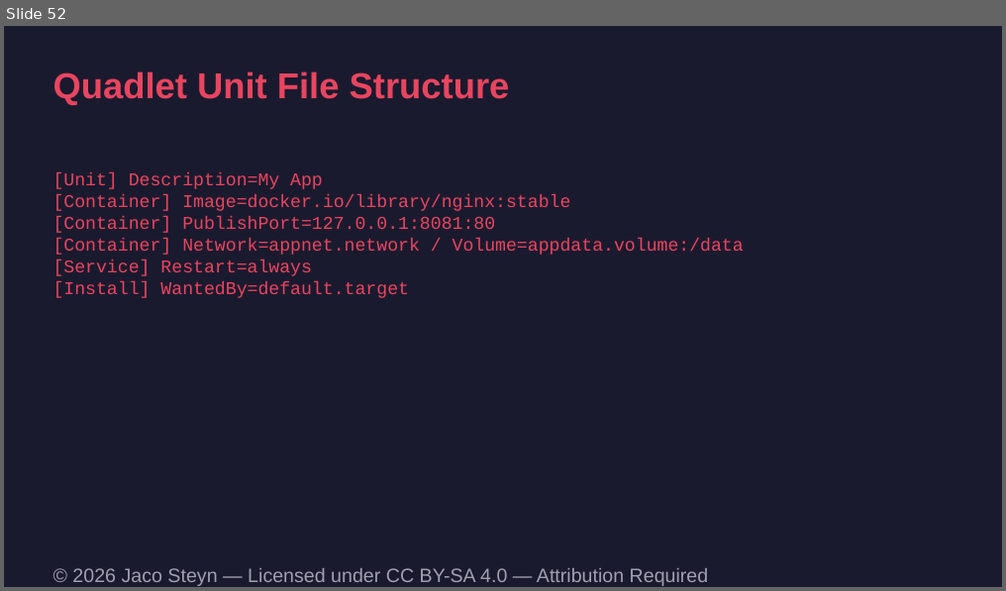
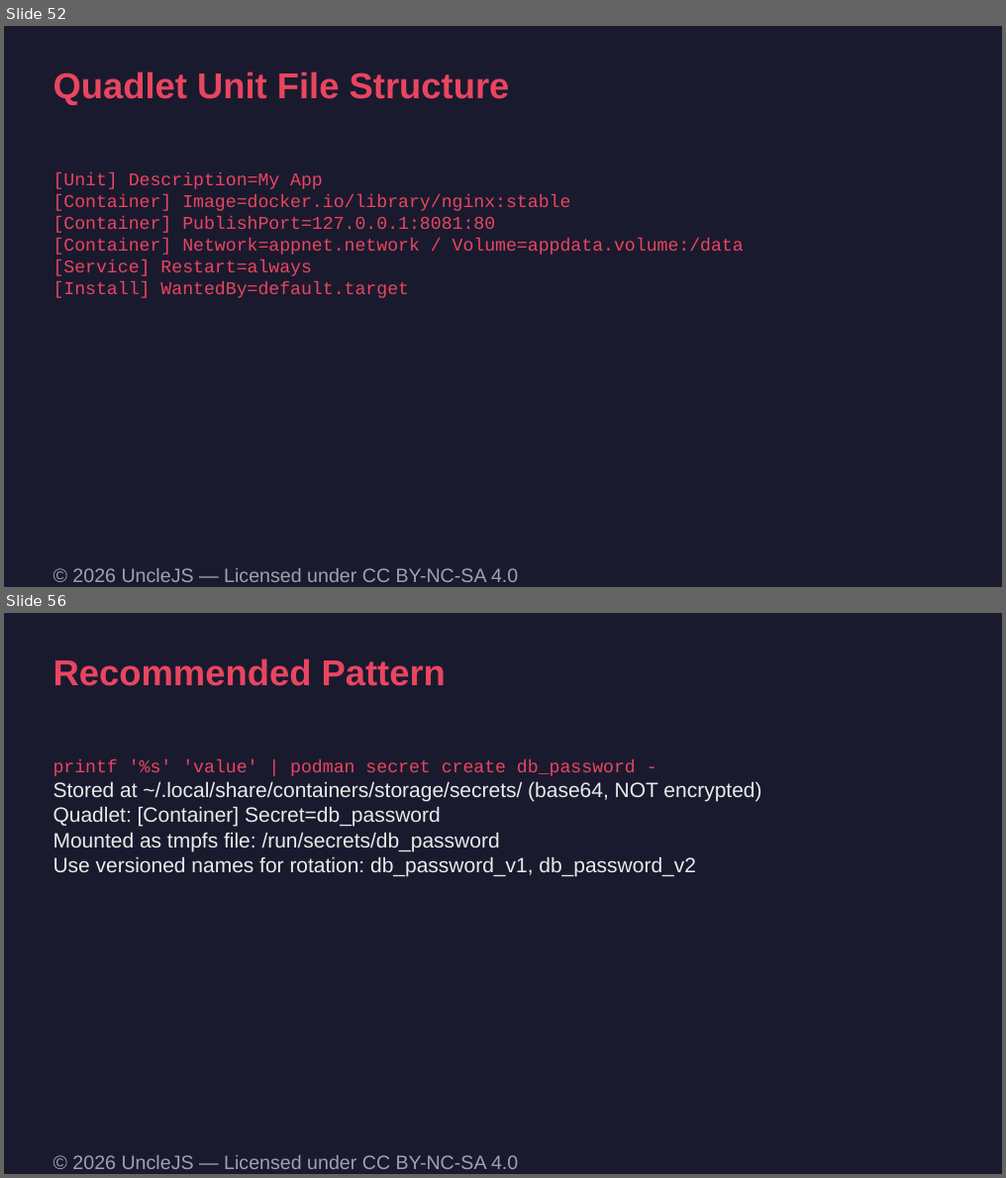
Before and after one commit to UncleJS/course_podman, a slide deck: slides/podman-course.odp. Shown one above the other, each under a label of ours: slide 52 before the commit, slides 52 and 56 after it; the slides between them are not shown. The pictures are 1006x591 and 1006x1178 pixels, drawn with LibreOffice and Linux fonts; fonts in the diff are those of the drawing. Boxes give left, top, right and bottom in pixels: in the first picture for what was removed or moved away, otherwise in the second. Text is boxed around its words. In the diff, an @@ line names an element or a change of style, - is before the commit and + after.

Commit message:
Apply project review: 11a rename, AGENTS.md, containerized builds, fresh artifacts
Full review findings and resolutions are documented in REVIEW.md.

- Rename modules/11-quadlet-secrets.md to 11a-quadlet-secrets.md to match
  COURSE_OUTLINE's "Module 11a"; update heading and all references
- Replace AGENTS.md (was unrelated generic tooling config) with
  course-specific agent instructions
- Document the module numbering scheme (00-14 core, 11a add-on,
  80 capstone, 90 elective) in README.md and MODULES.md
- Integrate the five cheatsheets into README.md and MODULES.md
- Explain the intentional 8084 vs 8080 webpod port difference in
  examples/quadlet/webpod.yaml and Module 10
- Add a dedicated six-slide 11a-quadlet-secrets deck to build_slides.py,
  plus an actionable error when odfpy is missing
- Rework builds to Podman named-volume staging: no bind mounts and no
  host python/pip; add scripts/build-slides.sh wrapper that installs
  odfpy inside a throwaway container
- Transliterate LaTeX-unfriendly Unicode during PDF assembly (the
  post-rewrite symbols had silently broken the pdflatex build)
- Rebuild dist/course_podman.{md,pdf} and all 21 slide decks, stale
  since the 2026-03-26 module rewrite

```diff
--- a/slides/podman-course.odp
+++ b/slides/podman-course.odp
@@ slide 56 added at (4, 613, 1002, 1174), background #1A1A2E @@
@@ text added at (54, 659, 446, 686), 26 pt, text #E94560, bold @@
+Recommended Pattern
@@ text added at (54, 761, 761, 876), 15 pt, text #EAEAEA @@
+printf '%s' 'value' | podman secret create db_password -
+Stored at ~/.local/share/containers/storage/secrets/ (base64, NOT encrypted)
+Quadlet: [Container] Secret=db_password
+Mounted as tmpfs file: /run/secrets/db_password
+Use versioned names for rotation: db_password_v1, db_password_v2
@@ text added at (72, 1156, 518, 1169), 14 pt, text #A0A0B0 @@
+© 2026 UncleJS — Licensed under CC BY-NC-SA 4.0
@@ slide 52 changed as well @@
@@ text at (72, 569, 518, 582): text changed @@
-© 2026 Jaco Steyn — Licensed under CC BY-SA 4.0 — Attribution Required
+© 2026 UncleJS — Licensed under CC BY-NC-SA 4.0
```
Also in this commit, not shown: 71 other slides changed, 4 other slides added, 33 other files.
